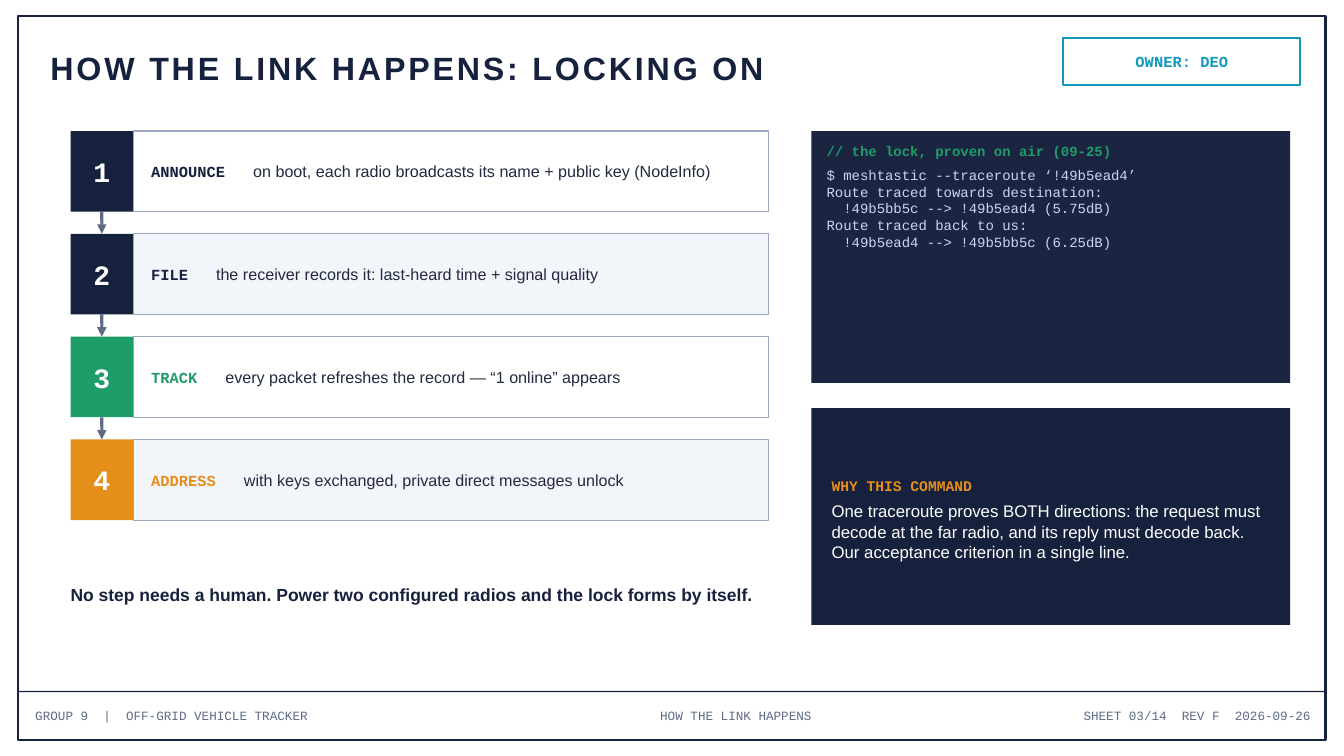
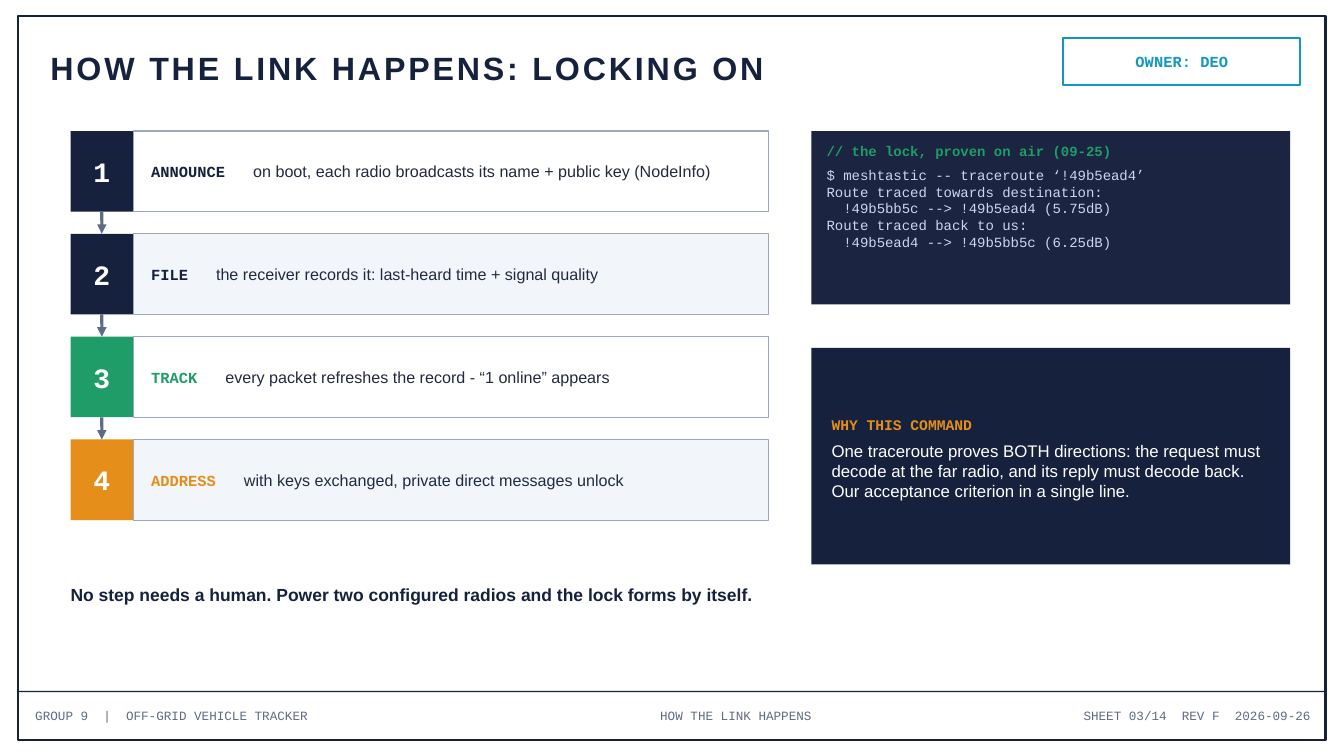
Before and after one commit to deosgracius/offgrid-vehicle-tracker, a slide deck: slide 3 of docs/presentations/Group9_Presentation5_RadioLink.pptx. Drawn at 1344x756 pixels with LibreOffice and Linux fonts; fonts in the diff are those of the drawing. Boxes give left, top, right and bottom in pixels: in the first picture for what was removed or moved away, otherwise in the second. Text is boxed around its words. In the diff, an @@ line names an element or a change of style, - is before the commit and + after.

```diff
--- a/docs/presentations/Group9_Presentation5_RadioLink.pptx
+++ b/docs/presentations/Group9_Presentation5_RadioLink.pptx
@@ rectangle: place and size @@
-rectangle at <box>812,131,1291,383</box>
+rectangle at <box>812,131,1291,304</box>
@@ text at <box>843,170,1145,180</box>: spaces changed @@
-$ meshtastic --traceroute ‘!49b5ead4’
+$ meshtastic -- traceroute ‘!49b5ead4’
@@ rectangle: place and size @@
-rectangle at <box>812,408,1291,625</box>
+rectangle at <box>812,348,1291,565</box>
@@ text at <box>151,371,609,387</box>: text changed @@
-TRACK every packet refreshes the record — “1 online” appears
+TRACK every packet refreshes the record - “1 online” appears
@@ text "WHY THIS COMMAND": place and size @@
-text "WHY THIS COMMAND" at <box>832,481,1260,562</box>
+text "WHY THIS COMMAND" at <box>832,420,1260,501</box>
```
Also in this commit, not shown: 8 other slides changed.
